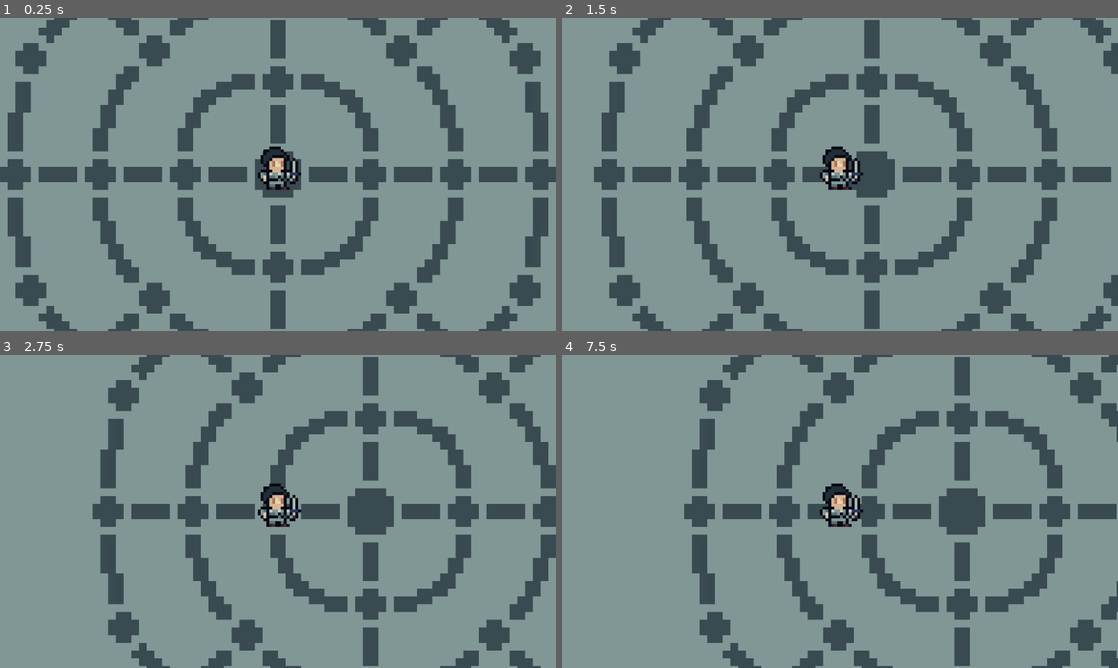
Above: before the commit, frames 1-4 (two rows, left to right).
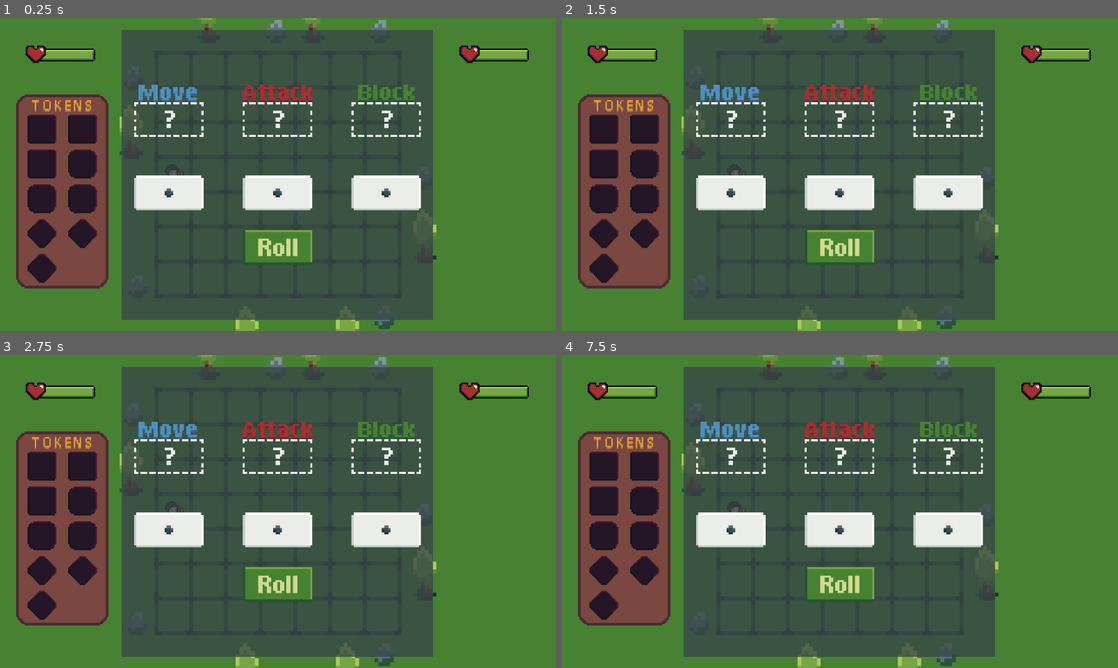
Above: after the commit, the same moments.

Repository: GilanRanger/GodotWildJam70
Game: Godot game, scene res://scenes/ring_one_board.tscn
The game is run twice, just before and just after one commit, with the same random seed, the same clock (stepped at 60 frames per second) and the same inputs. Before the commit the project starts from res://scenes/world_board.tscn.
Inputs (mouse positions are in pixels of both pictures, inside the frame that each line leads up to):
- Up to frame 1 (0.25 s): no input
- Up to frame 2 (1.5 s): tap Enter at 0.5 s; move the mouse to (962, 158) at 0.52 s; click (962, 158) at 0.67 s; tap Space at 1.25 s; move the mouse to (728, 190) at 1.27 s; click (728, 190) at 1.42 s
- Up to frame 3 (2.75 s): move the mouse to (333, 442) at 2.02 s; click (333, 442) at 2.17 s
- Up to frame 4 (7.5 s): tap Enter at 2.75, 4.25 s; move the mouse to (812, 574) at 2.77 s; click (812, 574) at 2.92 s; tap Space at 3.5, 5 s; move the mouse to (1006, 558) at 3.52 s; click (1006, 558) at 3.67 s; move the mouse to (673, 464) at 4.27 s; click (673, 464) at 4.42 s; move the mouse to (867, 511) at 5.02 s; click (867, 511) at 5.17 s; move the mouse to (756, 433) at 5.77 s; click (756, 433) at 5.92 s; move the mouse to (962, 495) at 6.52 s; click (962, 495) at 6.67 s; move the mouse to (728, 527) at 7.27 s; click (728, 527) at 7.42 s

The runs differ from the first frame. In frame 1, 91% of the frame differs, in the area x 0-100%, y 0-100%; in frame 2, 90%; in frame 3, 91%; in frame 4, 90%.

Commit message:
SaturdayNight Update

Diff:
--- /dev/null
+++ b/enemy/fad_felen.tscn
@@ -0,0 +1,12 @@
+[gd_scene load_steps=3 format=3 uid="uid://dvvi6ceukifgv"]
+
+[ext_resource type="Script" path="res://enemy/world_enemy.gd" id="1_i152x"]
+[ext_resource type="Texture2D" uid="uid://cuyrbbcpxs48d" path="res://assets/sprites/FadFelen.png" id="2_4vig4"]
+
+[node name="FadFelen" type="Node2D"]
+script = ExtResource("1_i152x")
+homeNode = [3, 3]
+
+[node name="EnemySprite" type="Sprite2D" parent="."]
+scale = Vector2(3, 3)
+texture = ExtResource("2_4vig4")
--- /dev/null
+++ b/enemy/giant.tscn
@@ -0,0 +1,12 @@
+[gd_scene load_steps=3 format=3 uid="uid://cl0il5ctip5gq"]
+
+[ext_resource type="Script" path="res://enemy/world_enemy.gd" id="1_6xnov"]
+[ext_resource type="Texture2D" uid="uid://cvfbmm71r36ch" path="res://assets/sprites/Giant.png" id="2_myt85"]
+
+[node name="Giant" type="Node2D"]
+script = ExtResource("1_6xnov")
+homeNode = [1, -3]
+
+[node name="EnemySprite" type="Sprite2D" parent="."]
+scale = Vector2(3, 3)
+texture = ExtResource("2_myt85")
--- /dev/null
+++ b/enemy/gwiber.tscn
@@ -0,0 +1,11 @@
+[gd_scene load_steps=3 format=3 uid="uid://b2r8j8rn8g6g5"]
+
+[ext_resource type="Script" path="res://enemy/world_enemy.gd" id="1_pv3tx"]
+[ext_resource type="Texture2D" uid="uid://c4x7klbtcynpi" path="res://assets/sprites/Gwiber.png" id="2_tppkv"]
+
+[node name="Gwiber" type="Node2D"]
+script = ExtResource("1_pv3tx")
+
+[node name="EnemySprite" type="Sprite2D" parent="."]
+scale = Vector2(3, 3)
+texture = ExtResource("2_tppkv")
--- /dev/null
+++ b/enemy/gwyllion.tscn
@@ -0,0 +1,12 @@
+[gd_scene load_steps=3 format=3 uid="uid://b11survnvtkvq"]
+
+[ext_resource type="Script" path="res://enemy/world_enemy.gd" id="1_gdwlt"]
+[ext_resource type="Texture2D" uid="uid://2if5ogd8gl0e" path="res://assets/sprites/Gwyllion.png" id="2_pk3vn"]
+
+[node name="Gwyllion" type="Node2D"]
+script = ExtResource("1_gdwlt")
+homeNode = [0, 3]
+
+[node name="EnemySprite" type="Sprite2D" parent="."]
+scale = Vector2(3, 3)
+texture = ExtResource("2_pk3vn")
--- /dev/null
+++ b/enemy/world_enemy.gd
@@ -0,0 +1,15 @@
+extends Node2D
+class_name WorldEnemy
+
+@export var homeNode: Array
+@export var board: WorldBoard
+
+# Called when the node enters the scene tree for the first time.
+func _ready():
+	if homeNode != null:
+		global_position = board.get_node_position(homeNode[0], homeNode[1])
+
+
+# Called every frame. 'delta' is the elapsed time since the previous frame.
+func _process(delta):
+	pass
--- /dev/null
+++ b/player/fight_player.gd
@@ -0,0 +1,30 @@
+extends Node2D
+
+@onready var tokens: Array = global.player_tokens
+@onready var health: int = global.player_health
+
+var currentTile: Array = [3,0]
+
+@export var board: RingBoard
+
+# Called when the node enters the scene tree for the first time.
+func _ready():
+	snap_update_position()
+
+
+# Called every frame. 'delta' is the elapsed time since the previous frame.
+func _process(delta):
+	update_position()
+
+func update_position():
+	var node_position = board.get_node_position(currentTile[0], currentTile[1])
+	if node_position == Vector2(-256, -256):
+		return
+
+	global_position = lerp(global_position, node_position, 0.05)
+
+func snap_update_position():
+	var node_position = board.get_node_position(currentTile[0], currentTile[1])
+	if node_position == Vector2(-256, -256):
+		return
+	global_position = node_position
--- a/player/fight_player.tscn
+++ b/player/fight_player.tscn
@@ -1,8 +1,10 @@
-[gd_scene load_steps=2 format=3 uid="uid://ban8eyinllj6l"]
+[gd_scene load_steps=3 format=3 uid="uid://ban8eyinllj6l"]
 
 [ext_resource type="Texture2D" uid="uid://yx81678a1ojr" path="res://assets/sprites/Pryderi.png" id="1_86sre"]
+[ext_resource type="Script" path="res://player/fight_player.gd" id="1_ecrad"]
 
 [node name="FightPlayer" type="Node2D"]
+script = ExtResource("1_ecrad")
 
 [node name="PlayerSprite" type="Sprite2D" parent="."]
 scale = Vector2(3, 3)
--- /dev/null
+++ b/player/world_player.gd
@@ -0,0 +1,54 @@
+extends Node2D
+
+@onready var tokens: Array = global.player_tokens
+@onready var health: int = global.player_health
+
+var currentNode: Array
+
+@export var board: WorldBoard
+
+@onready var camera = get_node("Camera2D")
+
+func _ready():
+	set_current_node(1, 3)
+	snap_update_position()
+
+func _input(event):
+	if event is InputEventMouseButton and event.pressed:
+		var node: Node2D = board.get_closest_node(get_global_mouse_position())
+		if node == null:
+			return
+
+		var node_position: Array = board.get_position_from_node(node)
+
+		if board.check_connection(currentNode, node_position):
+			set_current_node(node_position[0], node_position[1])
+			await get_tree().create_timer(1.0).timeout
+			attempt_start_fight()
+
+
+func _process(delta):
+	update_position()
+
+func set_current_node(x: int, y: int):
+	currentNode = [x, y]
+
+func attempt_start_fight():
+	var enemy = board.get_enemy_at(currentNode[0], currentNode[1])
+	if enemy == null: return
+
+	print("Starting fight with: ", enemy.name)
+	# Switch to fight scene
+
+func update_position():
+	var node_position = board.get_node_position(currentNode[0], currentNode[1])
+	if node_position == Vector2(-256, -256):
+		return
+
+	global_position = lerp(global_position, node_position, 0.05)
+
+func snap_update_position():
+	var node_position = board.get_node_position(currentNode[0], currentNode[1])
+	if node_position == Vector2(-256, -256):
+		return
+	global_position = node_position
--- a/player/world_player.tscn
+++ b/player/world_player.tscn
@@ -1,7 +1,7 @@
 [gd_scene load_steps=3 format=3 uid="uid://cbxdojvqt5wqk"]
 
 [ext_resource type="Texture2D" uid="uid://yx81678a1ojr" path="res://assets/sprites/Pryderi.png" id="1_l7qm0"]
-[ext_resource type="Script" path="res://scripts/world_player.gd" id="1_n76jg"]
+[ext_resource type="Script" path="res://player/world_player.gd" id="1_n76jg"]
 
 [node name="WorldPlayer" type="Node2D"]
 script = ExtResource("1_n76jg")
--- a/project.godot
+++ b/project.godot
@@ -11,9 +11,13 @@
 [application]
 
 config/name="Pryderi_upon_the_Gwyddbwyll"
-run/main_scene="res://scenes/world_board.tscn"
+run/main_scene="res://scenes/ring_one_board.tscn"
 config/features=PackedStringArray("4.2", "GL Compatibility")
 config/icon="res://icon.svg"
+
+[autoload]
+
+global="*res://scripts/global.gd"
 
 [display]
 
--- /dev/null
+++ b/scenes/fight_interface.gd
@@ -0,0 +1,17 @@
+extends CanvasLayer
+class_name FightInterface
+
+@onready var enemy_health_bar = get_node("EnemyHealthDisplay")
+@onready var player_health_bar = get_node("PlayerHealthDisplay")
+@onready var tokens_panel = get_node("TokensDisplay")
+@onready var dice_display = get_node("DiceDisplay")
+@onready var message_display = get_node("MessageDisplay")
+
+# Called when the node enters the scene tree for the first time.
+func _ready():
+	dice_display.visible = true
+
+
+# Called every frame. 'delta' is the elapsed time since the previous frame.
+func _process(delta):
+	pass
--- /dev/null
+++ b/scenes/fight_ui.tscn
@@ -0,0 +1,121 @@
+[gd_scene load_steps=11 format=3 uid="uid://b7atjm54htmt8"]
+
+[ext_resource type="Script" path="res://scenes/fight_interface.gd" id="1_xnesr"]
+[ext_resource type="Texture2D" uid="uid://djihavvqluisi" path="res://assets/ui/HealthBarBackground.png" id="2_0u6qh"]
+[ext_resource type="Texture2D" uid="uid://8i4krflh3tlh" path="res://assets/ui/GoButtonSheet.png" id="2_2bjbm"]
+[ext_resource type="Texture2D" uid="uid://c4mv0ibsee7vj" path="res://assets/ui/token_panel_background.png" id="2_grybf"]
+[ext_resource type="Texture2D" uid="uid://0dak0k3s5m2d" path="res://assets/ui/RollButtonSheet.png" id="2_n4a87"]
+[ext_resource type="Texture2D" uid="uid://b4l1pjdb4cym8" path="res://assets/ui/HealthBarOverlay.png" id="3_847ou"]
+[ext_resource type="Texture2D" uid="uid://brt78a00xd2o3" path="res://assets/ui/DiceSpriteSheet.png" id="4_0kqbx"]
+[ext_resource type="Texture2D" uid="uid://bu6pbxgmvy4ct" path="res://assets/ui/MoveSelect.png" id="5_t1wdr"]
+[ext_resource type="Texture2D" uid="uid://dk3ti6l4y2fbq" path="res://assets/ui/AttackSelect.png" id="6_mguom"]
+[ext_resource type="Texture2D" uid="uid://csxihfj26eau4" path="res://assets/ui/BlockSelect.png" id="7_4a8nq"]
+
+[node name="CanvasLayer" type="CanvasLayer"]
+script = ExtResource("1_xnesr")
+
+[node name="PlayerHealthDisplay" type="Node2D" parent="."]
+position = Vector2(125, 75)
+
+[node name="Background" type="Sprite2D" parent="PlayerHealthDisplay"]
+scale = Vector2(3, 3)
+texture = ExtResource("2_0u6qh")
+
+[node name="Overlay" type="Sprite2D" parent="PlayerHealthDisplay"]
+scale = Vector2(3, 3)
+texture = ExtResource("3_847ou")
+
+[node name="EnemyHealthDisplay" type="Node2D" parent="."]
+position = Vector2(1024, 75)
+
+[node name="Background" type="Sprite2D" parent="EnemyHealthDisplay"]
+scale = Vector2(3, 3)
+texture = ExtResource("2_0u6qh")
+
+[node name="Overlay" type="Sprite2D" parent="EnemyHealthDisplay"]
+scale = Vector2(3, 3)
+texture = ExtResource("3_847ou")
+
+[node name="TokensDisplay" type="Node2D" parent="."]
+
+[node name="Background" type="Sprite2D" parent="TokensDisplay"]
+position = Vector2(129, 359)
+scale = Vector2(3, 3)
+texture = ExtResource("2_grybf")
+
+[node name="DiceDisplay" type="Node2D" parent="."]
+position = Vector2(-325, -200)
+scale = Vector2(1.5, 1.5)
+
+[node name="ColorRect" type="ColorRect" parent="DiceDisplay"]
+offset_left = 385.0
+offset_top = 150.0
+offset_right = 815.0
+offset_bottom = 550.0
+color = Color(0.219608, 0.27451, 0.27451, 0.780392)
+
+[node name="GoButton" type="Node2D" parent="DiceDisplay"]
+position = Vector2(600, 450)
+
+[node name="Sprite" type="Sprite2D" parent="DiceDisplay/GoButton"]
+scale = Vector2(3, 3)
+texture = ExtResource("2_2bjbm")
+vframes = 2
+
+[node name="RollButton" type="Node2D" parent="DiceDisplay"]
+position = Vector2(600, 450)
+
+[node name="Sprite" type="Sprite2D" parent="DiceDisplay/RollButton"]
+scale = Vector2(3, 3)
+texture = ExtResource("2_n4a87")
+vframes = 2
+
+[node name="Die1" type="Node2D" parent="DiceDisplay"]
+position = Vector2(450, 375)
+
+[node name="Sprite" type="Sprite2D" parent="DiceDisplay/Die1"]
+scale = Vector2(3, 3)
+texture = ExtResource("4_0kqbx")
+vframes = 8
+
+[node name="Die2" type="Node2D" parent="DiceDisplay"]
+position = Vector2(600, 375)
+
+[node name="Sprite" type="Sprite2D" parent="DiceDisplay/Die2"]
+scale = Vector2(3, 3)
+texture = ExtResource("4_0kqbx")
+vframes = 8
+
+[node name="Die3" type="Node2D" parent="DiceDisplay"]
+position = Vector2(750, 375)
+
+[node name="Sprite" type="Sprite2D" parent="DiceDisplay/Die3"]
+scale = Vector2(3, 3)
+texture = ExtResource("4_0kqbx")
+vframes = 8
+
+[node name="DieAreaMove" type="Node2D" parent="DiceDisplay"]
+position = Vector2(450, 275)
+
+[node name="Sprite" type="Sprite2D" parent="DiceDisplay/DieAreaMove"]
+scale = Vector2(3, 3)
+texture = ExtResource("5_t1wdr")
+offset = Vector2(0, -4.5)
+
+[node name="DieAreaAttack" type="Node2D" parent="DiceDisplay"]
+position = Vector2(600, 275)
+
+[node name="Sprite" type="Sprite2D" parent="DiceDisplay/DieAreaAttack"]
+scale = Vector2(3, 3)
+texture = ExtResource("6_mguom")
+offset = Vector2(0, -4.5)
+
+[node name="DieAreaBlock" type="Node2D" parent="DiceDisplay"]
+position = Vector2(750, 275)
+
+[node name="Sprite" type="Sprite2D" parent="DiceDisplay/DieAreaBlock"]
+scale = Vector2(3, 3)
+texture = ExtResource("7_4a8nq")
+offset = Vector2(0, -4.5)
+
+[node name="MessageDisplay" type="Node2D" parent="."]
--- a/scenes/ring_one_board.tscn
+++ b/scenes/ring_one_board.tscn
@@ -1,18 +1,185 @@
-[gd_scene load_steps=3 format=3 uid="uid://dakughp4wnfqp"]
+[gd_scene load_steps=5 format=3 uid="uid://dakughp4wnfqp"]
 
 [ext_resource type="Texture2D" uid="uid://5yc1pucje53p" path="res://assets/backgrounds/RingOneBoard.png" id="1_lplvv"]
+[ext_resource type="Script" path="res://scripts/ring_board.gd" id="1_q2477"]
 [ext_resource type="PackedScene" uid="uid://ban8eyinllj6l" path="res://player/fight_player.tscn" id="2_q6743"]
+[ext_resource type="PackedScene" uid="uid://b7atjm54htmt8" path="res://scenes/fight_ui.tscn" id="4_hlp2o"]
 
 [node name="RingOneBoard" type="Node2D"]
+script = ExtResource("1_q2477")
+
+[node name="Edge1" type="Sprite2D" parent="."]
+position = Vector2(1024, 0)
+scale = Vector2(8, 8)
+texture = ExtResource("1_lplvv")
+
+[node name="Edge2" type="Sprite2D" parent="."]
+position = Vector2(-1024, 0)
+scale = Vector2(8, 8)
+texture = ExtResource("1_lplvv")
 
 [node name="BoardSprite" type="Sprite2D" parent="."]
 scale = Vector2(8, 8)
 texture = ExtResource("1_lplvv")
 
+[node name="GridNodes" type="Node2D" parent="."]
+
+[node name="0,0" type="Node2D" parent="GridNodes"]
+position = Vector2(-216, -216)
+
+[node name="0,1" type="Node2D" parent="GridNodes"]
+position = Vector2(-144, -216)
+
+[node name="0,2" type="Node2D" parent="GridNodes"]
+position = Vector2(-72, -216)
+
+[node name="0,3" type="Node2D" parent="GridNodes"]
+position = Vector2(0, -216)
+
+[node name="0,4" type="Node2D" parent="GridNodes"]
+position = Vector2(72, -216)
+
+[node name="0,5" type="Node2D" parent="GridNodes"]
+position = Vector2(144, -216)
+
+[node name="0,6" type="Node2D" parent="GridNodes"]
+position = Vector2(216, -216)
+
+[node name="1,0" type="Node2D" parent="GridNodes"]
+position = Vector2(-216, -144)
+
+[node name="1,1" type="Node2D" parent="GridNodes"]
+position = Vector2(-144, -144)
+
+[node name="1,2" type="Node2D" parent="GridNodes"]
+position = Vector2(-72, -144)
+
+[node name="1,3" type="Node2D" parent="GridNodes"]
+position = Vector2(0, -144)
+
+[node name="1,4" type="Node2D" parent="GridNodes"]
+position = Vector2(72, -144)
+
+[node name="1,5" type="Node2D" parent="GridNodes"]
+position = Vector2(144, -144)
+
+[node name="1,6" type="Node2D" parent="GridNodes"]
+position = Vector2(216, -144)
+
+[node name="2,0" type="Node2D" parent="GridNodes"]
+position = Vector2(-216, -72)
+
+[node name="2,1" type="Node2D" parent="GridNodes"]
+position = Vector2(-144, -72)
+
+[node name="2,2" type="Node2D" parent="GridNodes"]
+position = Vector2(-72, -72)
+
+[node name="2,3" type="Node2D" parent="GridNodes"]
+position = Vector2(0, -72)
+
+[node name="2,4" type="Node2D" parent="GridNodes"]
+position = Vector2(72, -72)
+
+[node name="2,5" type="Node2D" parent="GridNodes"]
+position = Vector2(144, -72)
+
+[node name="2,6" type="Node2D" parent="GridNodes"]
+position = Vector2(216, -72)
+
+[node name="3,0" type="Node2D" parent="GridNodes"]
+position = Vector2(-216, 0)
+
+[node name="3,1" type="Node2D" parent="GridNodes"]
+position = Vector2(-144, 0)
+
+[node name="3,2" type="Node2D" parent="GridNodes"]
+position = Vector2(-72, 0)
+
+[node name="3,3" type="Node2D" parent="GridNodes"]
+
+[node name="3,4" type="Node2D" parent="GridNodes"]
+position = Vector2(72, 0)
+
+[node name="3,5" type="Node2D" parent="GridNodes"]
+position = Vector2(144, 0)
+
+[node name="3,6" type="Node2D" parent="GridNodes"]
+position = Vector2(216, 0)
+
+[node name="4,0" type="Node2D" parent="GridNodes"]
+position = Vector2(-216, 72)
+
+[node name="4,1" type="Node2D" parent="GridNodes"]
+position = Vector2(-144, 72)
+
+[node name="4,2" type="Node2D" parent="GridNodes"]
+position = Vector2(-72, 72)
+
+[node name="4,3" type="Node2D" parent="GridNodes"]
+position = Vector2(0, 72)
+
+[node name="4,4" type="Node2D" parent="GridNodes"]
+position = Vector2(72, 72)
+
+[node name="4,5" type="Node2D" parent="GridNodes"]
+position = Vector2(144, 72)
+
+[node name="4,6" type="Node2D" parent="GridNodes"]
+position = Vector2(216, 72)
+
+[node name="5,0" type="Node2D" parent="GridNodes"]
+position = Vector2(-216, 144)
+
+[node name="5,1" type="Node2D" parent="GridNodes"]
+position = Vector2(-144, 144)
+
+[node name="5,2" type="Node2D" parent="GridNodes"]
+position = Vector2(-72, 144)
+
+[node name="5,3" type="Node2D" parent="GridNodes"]
+position = Vector2(0, 144)
+
+[node name="5,4" type="Node2D" parent="GridNodes"]
+position = Vector2(72, 144)
+
+[node name="5,5" type="Node2D" parent="GridNodes"]
+position = Vector2(144, 144)
+
+[node name="5,6" type="Node2D" parent="GridNodes"]
+position = Vector2(216, 144)
+
+[node name="6,0" type="Node2D" parent="GridNodes"]
+position = Vector2(-216, 216)
+
+[node name="6,1" type="Node2D" parent="GridNodes"]
+position = Vector2(-144, 216)
+
+[node name="6,2" type="Node2D" parent="GridNodes"]
+position = Vector2(-72, 216)
+
+[node name="6,3" type="Node2D" parent="GridNodes"]
+position = Vector2(0, 216)
+
+[node name="6,4" type="Node2D" parent="GridNodes"]
+position = Vector2(72, 216)
+
+[node name="6,5" type="Node2D" parent="GridNodes"]
+position = Vector2(144, 216)
+
+[node name="6,6" type="Node2D" parent="GridNodes"]
+position = Vector2(216, 216)
+
 [node name="UI" type="Node2D" parent="."]
+position = Vector2(-576, -324)
+
+[node name="CanvasLayer" parent="UI" instance=ExtResource("4_hlp2o")]
 
 [node name="Enemy" type="Node2D" parent="."]
 
+[node name="Camera2D" type="Camera2D" parent="."]
+
 [node name="Player" type="Node2D" parent="."]
 
-[node name="FightPlayer" parent="Player" instance=ExtResource("2_q6743")]
+[node name="FightPlayer" parent="Player" node_paths=PackedStringArray("board") instance=ExtResource("2_q6743")]
+board = NodePath("../..")
--- a/scenes/world_board.tscn
+++ b/scenes/world_board.tscn
@@ -1,8 +1,12 @@
-[gd_scene load_steps=4 format=3 uid="uid://cerjsdrpv2nw0"]
+[gd_scene load_steps=8 format=3 uid="uid://cerjsdrpv2nw0"]
 
 [ext_resource type="Texture2D" uid="uid://dlpe2r4kdmce7" path="res://assets/backgrounds/WorldBoard.png" id="1_ktfvh"]
 [ext_resource type="PackedScene" uid="uid://cbxdojvqt5wqk" path="res://player/world_player.tscn" id="2_nkorc"]
 [ext_resource type="Script" path="res://scripts/world_board.gd" id="3_8iqnj"]
+[ext_resource type="PackedScene" uid="uid://dvvi6ceukifgv" path="res://enemy/fad_felen.tscn" id="4_wjls5"]
+[ext_resource type="PackedScene" uid="uid://cl0il5ctip5gq" path="res://enemy/giant.tscn" id="5_0iemm"]
+[ext_resource type="PackedScene" uid="uid://b11survnvtkvq" path="res://enemy/gwyllion.tscn" id="6_21q4v"]
+[ext_resource type="PackedScene" uid="uid://b2r8j8rn8g6g5" path="res://enemy/gwiber.tscn" id="7_x76o5"]
 
 [node name="WorldBoard" type="Node2D"]
 script = ExtResource("3_8iqnj")
@@ -101,3 +105,18 @@
 
 [node name="1,3" type="Node2D" parent="WorldNodes"]
 position = Vector2(256, 120)
+
+[node name="WorldEnemies" type="Node2D" parent="."]
+
+[node name="FadFelen" parent="WorldEnemies" node_paths=PackedStringArray("board") instance=ExtResource("4_wjls5")]
+board = NodePath("../..")
+
+[node name="Giant" parent="WorldEnemies" node_paths=PackedStringArray("board") instance=ExtResource("5_0iemm")]
+board = NodePath("../..")
+
+[node name="Gwyllion" parent="WorldEnemies" node_paths=PackedStringArray("board") instance=ExtResource("6_21q4v")]
+board = NodePath("../..")
+
+[node name="Gwiber" parent="WorldEnemies" node_paths=PackedStringArray("board") instance=ExtResource("7_x76o5")]
+homeNode = [-3, -1]
+board = NodePath("../..")
--- /dev/null
+++ b/scripts/global.gd
@@ -0,0 +1,4 @@
+extends Node
+
+var player_health = 16
+var player_tokens = []
--- /dev/null
+++ b/scripts/ring_board.gd
@@ -0,0 +1,42 @@
+extends Node2D
+class_name RingBoard
+
+@onready var grid_nodes: Array = get_node("GridNodes").get_children()
+@onready var enemy = get_node("Enemy")
+@onready var fight_player = get_node("Player/FightPlayer")
+@onready var interface: FightInterface = get_node("UI/CanvasLayer")
+
+# Fight States
+enum FightState {
+	WAIT,
+	ROLL,
+	DICE_PICK,
+	MOVE_PLAYER,
+	MOVE_ENEMY,
+	ATTACK_PLAYER,
+	ATTACK_ENEMY,
+	PLAYER_WIN,
+	PLAYER_LOSE
+}
+
+var fight_state = FightState.WAIT
+
+func get_node_position(x: int, y: int) -> Vector2:
+	var node_name = str(x) + "," + str(y)
+	var node = (get_node("GridNodes/" + node_name) as Node2D)
+
+	if node == null:
+		return Vector2(-256, -256)
+
+	return node.global_position
+
+func get_position_from_node(node: Node2D) -> Array:
+	var parts = node.name.split(",")
+	if parts.size() != 2:
+		print("Invalid node name format.")
+		return []
+	# Convert the strings to integers
+	var x = int(parts[0])
+	var y = int(parts[1])
+	# Return the result as an array of integers
+	return [x, y]
--- a/scripts/world_board.gd
+++ b/scripts/world_board.gd
@@ -2,13 +2,18 @@
 class_name WorldBoard
 
 var node_relations = {}
-
-# -- Data --
-# Node Relations
-# Enemies
+var enemies = []
 
 func _ready():
 	create_node_relations()
+	enemies = get_node("WorldEnemies").get_children()
+
+func get_enemy_at(x: int, y: int) -> WorldEnemy:
+	for enemy in enemies:
+		if (enemy as WorldEnemy).homeNode == [x, y]:
+			return (enemy as WorldEnemy)
+
+	return null
 
 func get_node_position(x: int, y: int) -> Vector2:
 	var node_name = str(x) + "," + str(y)
@@ -79,5 +84,5 @@
 	node_relations[[1,-3]] = [[0,-3],[3,-3]]
 	node_relations[[0,-3]] = [[0,-2],[-1,-3],[1,-3]]
 	node_relations[[-1,-3]] = [[0,-3],[-3,-3]]
-	node_relations[[-3,-3]] = [[-2,-2],[-3,1],[-1,-3]]
+	node_relations[[-3,-3]] = [[-2,-2],[-3,1],[-3,-1]]
 	node_relations[[-3,-1]] = [[-3,0],[-3,-3]]
--- a/scripts/world_player.gd
+++ /dev/null
@@ -1,38 +0,0 @@
-extends Node2D
-
-var tokens: Array
-var health: int
-var currentNode: Array
-
-@export var board: WorldBoard
-
-@onready var camera = get_node("Camera2D")
-
-# Called when the node enters the scene tree for the first time.
-func _ready():
-	set_current_node(0, 0)
-
-func _input(event):
-	if event is InputEventMouseButton and event.pressed:
-		var node: Node2D = board.get_closest_node(get_global_mouse_position())
-		if node == null:
-			return
-
-		var node_position: Array = board.get_position_from_node(node)
-
-		if board.check_connection(currentNode, node_position):
-			set_current_node(node_position[0], node_position[1])
-
-
-func _process(delta):
-	update_position()
-
-func set_current_node(x: int, y: int):
-	currentNode = [x, y]
-
-func update_position():
-	var node_position = board.get_node_position(currentNode[0], currentNode[1])
-	if node_position == Vector2(-256, -256):
-		return
-
-	global_position = lerp(global_position, node_position, 0.1)
Binary file added: assets/ui/AttackSelect.png
Not shown, added: assets/ui/AttackSelect.png.import
Binary file added: assets/ui/BlockSelect.png
Not shown, added: assets/ui/BlockSelect.png.import
Binary file added: assets/ui/DiceSpriteSheet.png
Not shown, added: assets/ui/DiceSpriteSheet.png.import
Binary file added: assets/ui/GoButtonSheet.png
Not shown, added: assets/ui/GoButtonSheet.png.import
Binary file added: assets/ui/HealthBarBackground.png
Not shown, added: assets/ui/HealthBarBackground.png.import
Binary file added: assets/ui/HealthBarOverlay.png
Not shown, added: assets/ui/HealthBarOverlay.png.import
(and 21 more such lines)
